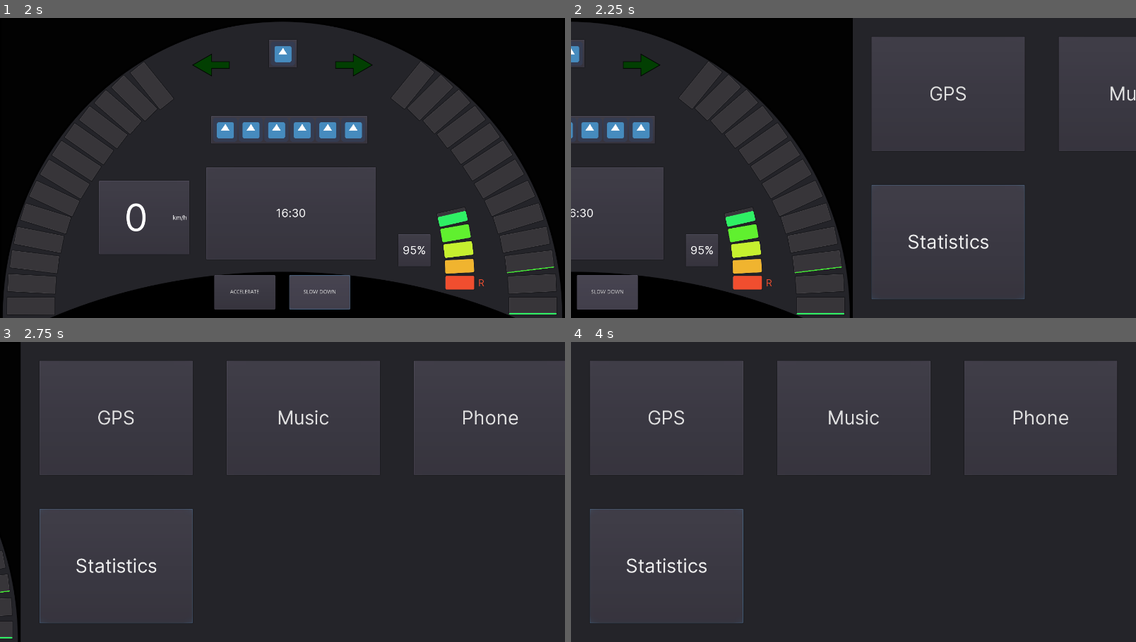
Above: before the commit, frames 1-4 (two rows, left to right).
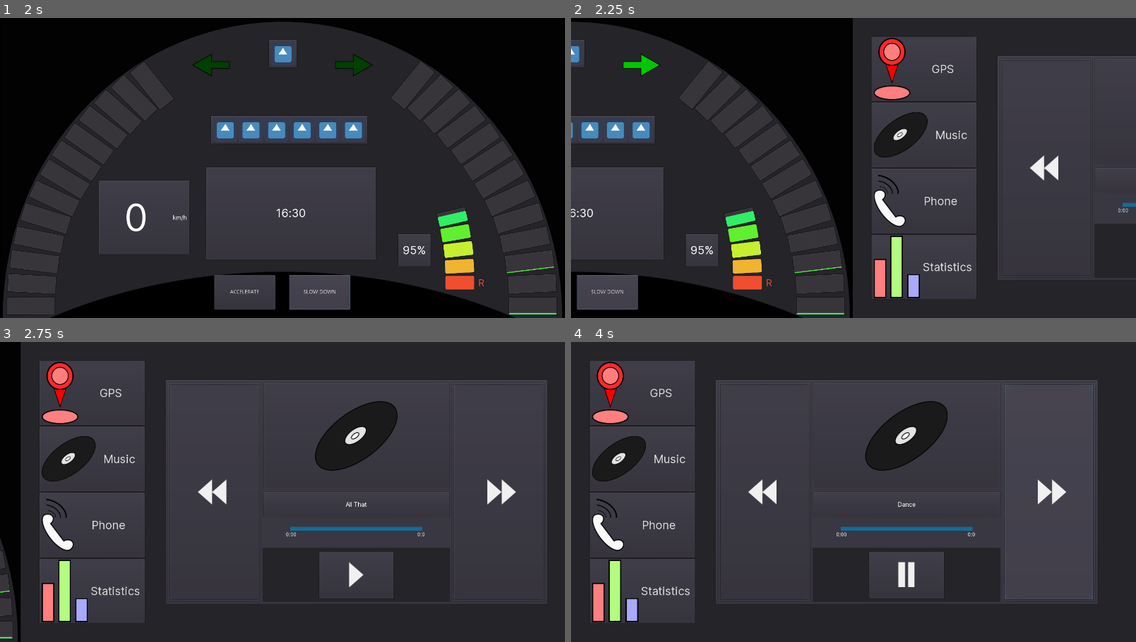
Above: after the commit, the same moments.

Repository: przadkap/car-dashboard
Game: Godot game, scene res://App.tscn
The game is run twice, just before and just after one commit, with the same random seed, the same clock (stepped at 60 frames per second) and the same inputs. The engine's default icon, where the game draws it, is replaced by a stand-in: a white triangle on a blue panel in a dark square. Sound files missing from this copy of the repository are replaced by a short silence.
Inputs (mouse positions are in pixels of both pictures, inside the frame that each line leads up to):
- Up to frame 1 (2 s): click "ACCELERATE" at 0.5 s; click "SLOW DOWN" at 1.25 s
- Up to frame 2 (2.25 s): tap Enter at 2 s; hold Right from 2.03 s (still down); tap 0 at 2.1 s
- Up to frame 3 (2.75 s): keep holding Right
- Up to frame 4 (4 s): release Right at 2.75 s; click (926, 576) at 2.77 s; click (1051, 492) at 3.52 s

Frame 1 is identical in both runs. In frame 2, 13% of the frame differs, in the area x 1-100%, y 6-98%; in frame 3, 25%; in frame 4, 29%, in the area x 3-97%, y 6-94%.

Commit message:
add draft iconsto buttons

Diff:
--- a/Car Dashboard/App.tscn
+++ b/Car Dashboard/App.tscn
@@ -29,6 +29,11 @@
 [ext_resource path="res://MMScreen/styleboxes/buttons/warning-pressed.stylebox" type="StyleBox" id=27]
 [ext_resource path="res://MMScreen/Statistics.gd" type="Script" id=28]
 [ext_resource path="res://CentralDisplay.gd" type="Script" id=29]
+[ext_resource path="res://images/gps.png" type="Texture" id=30]
+[ext_resource path="res://images/disc3.png" type="Texture" id=31]
+[ext_resource path="res://images/phone.png" type="Texture" id=32]
+[ext_resource path="res://images/stats.png" type="Texture" id=33]
+[ext_resource path="res://images/disc2.png" type="Texture" id=34]
 
 [sub_resource type="DynamicFont" id=1]
 size = 30
@@ -1023,32 +1028,35 @@
 }
 
 [node name="GridContainer" type="GridContainer" parent="MultimediaScreen/PanelContainer"]
+visible = false
 margin_left = 5.0
 margin_top = 5.0
 margin_right = 1495.0
 margin_bottom = 795.0
 custom_constants/vseparation = 90
 custom_constants/hseparation = 90
-columns = 3
+columns = 2
 
 [node name="GPS" type="Button" parent="MultimediaScreen/PanelContainer/GridContainer"]
-margin_right = 436.0
-margin_bottom = 350.0
+margin_right = 700.0
+margin_bottom = 305.0
 rect_min_size = Vector2( 300, 300 )
 size_flags_horizontal = 3
 size_flags_vertical = 3
 custom_fonts/font = SubResource( 7 )
 text = "GPS"
+icon = ExtResource( 30 )
 
 [node name="Music" type="Button" parent="MultimediaScreen/PanelContainer/GridContainer"]
-margin_left = 526.0
-margin_right = 962.0
-margin_bottom = 350.0
+margin_left = 790.0
+margin_right = 1490.0
+margin_bottom = 305.0
 rect_min_size = Vector2( 300, 300 )
 size_flags_horizontal = 3
 size_flags_vertical = 3
 custom_fonts/font = SubResource( 7 )
 text = "Music"
+icon = ExtResource( 31 )
 
 [node name="Settings" type="Button" parent="MultimediaScreen/PanelContainer/GridContainer"]
 visible = false
@@ -1062,24 +1070,27 @@
 text = "Settings"
 
 [node name="Phone" type="Button" parent="MultimediaScreen/PanelContainer/GridContainer"]
-margin_left = 1052.0
-margin_right = 1488.0
-margin_bottom = 350.0
+margin_top = 395.0
+margin_right = 700.0
+margin_bottom = 700.0
 rect_min_size = Vector2( 300, 300 )
 size_flags_horizontal = 3
 size_flags_vertical = 3
 custom_fonts/font = SubResource( 7 )
 text = "Phone"
+icon = ExtResource( 32 )
 
 [node name="Statistics" type="Button" parent="MultimediaScreen/PanelContainer/GridContainer"]
-margin_top = 440.0
-margin_right = 436.0
-margin_bottom = 790.0
+margin_left = 790.0
+margin_top = 395.0
+margin_right = 1490.0
+margin_bottom = 700.0
 rect_min_size = Vector2( 300, 300 )
 size_flags_horizontal = 3
 size_flags_vertical = 3
 custom_fonts/font = SubResource( 7 )
 text = "Statistics"
+icon = ExtResource( 33 )
 
 [node name="Button6" type="Button" parent="MultimediaScreen/PanelContainer/GridContainer"]
 visible = false
@@ -1094,7 +1105,6 @@
 text = "GPS"
 
 [node name="SideSeparator" type="HBoxContainer" parent="MultimediaScreen/PanelContainer"]
-visible = false
 margin_left = 5.0
 margin_top = 5.0
 margin_right = 1495.0
@@ -1117,6 +1127,8 @@
 custom_fonts/font = SubResource( 8 )
 enabled_focus_mode = 1
 text = "GPS"
+icon = ExtResource( 30 )
+expand_icon = true
 
 [node name="Music" type="Button" parent="MultimediaScreen/PanelContainer/SideSeparator/Sidebar"]
 margin_top = 198.0
@@ -1128,6 +1140,7 @@
 custom_fonts/font = SubResource( 8 )
 enabled_focus_mode = 1
 text = "Music"
+icon = ExtResource( 34 )
 
 [node name="Settings" type="Button" parent="MultimediaScreen/PanelContainer/SideSeparator/Sidebar"]
 visible = false
@@ -1151,6 +1164,7 @@
 custom_fonts/font = SubResource( 8 )
 enabled_focus_mode = 1
 text = "Phone"
+icon = ExtResource( 32 )
 
 [node name="Statistics" type="Button" parent="MultimediaScreen/PanelContainer/SideSeparator/Sidebar"]
 margin_top = 595.0
@@ -1162,6 +1176,8 @@
 custom_fonts/font = SubResource( 8 )
 enabled_focus_mode = 1
 text = "Statistics"
+icon = ExtResource( 33 )
+expand_icon = true
 
 [node name="Button6" type="Button" parent="MultimediaScreen/PanelContainer/SideSeparator/Sidebar"]
 visible = false
--- a/Car Dashboard/MMScreen/MusicPlayer.gd
+++ b/Car Dashboard/MMScreen/MusicPlayer.gd
@@ -3,6 +3,11 @@
 signal music_toggle
 signal switch_song
 signal music_toggled
+
+var play_texture = preload("res://images/play4.png")
+var pause_texture = preload("res://images/pause2.png")
+
+var playing = false
 
 func _ready():
 	pass # Replace with function body.
@@ -10,6 +15,11 @@
 
 func _on_PlayPause_pressed():
 	emit_signal("music_toggle")
+	playing = !playing
+	if(playing):
+		$MasterHBox/VBoxMiddle/PlayPause/PlayPause/TextureRect.texture = pause_texture
+	else:
+		$MasterHBox/VBoxMiddle/PlayPause/PlayPause/TextureRect.texture = play_texture
 
 
 func _on_PreviousSong_pressed():
--- a/Car Dashboard/MMScreen/Phone.tscn
+++ b/Car Dashboard/MMScreen/Phone.tscn
@@ -8,18 +8,20 @@
 [ext_resource path="res://images/icon.png" type="Texture" id=6]
 [ext_resource path="res://MMScreen/ContactList.gd" type="Script" id=7]
 [ext_resource path="res://fonts/Inter-V.ttf" type="DynamicFontData" id=8]
-
-[sub_resource type="StyleBoxEmpty" id=8]
+[ext_resource path="res://images/person.png" type="Texture" id=9]
+[ext_resource path="res://images/phone.png" type="Texture" id=10]
+
+[sub_resource type="StyleBoxEmpty" id=1]
 content_margin_left = 40.0
 content_margin_right = 40.0
 content_margin_top = 40.0
 content_margin_bottom = 40.0
 
-[sub_resource type="DynamicFont" id=9]
+[sub_resource type="DynamicFont" id=2]
 size = 40
 font_data = ExtResource( 8 )
 
-[sub_resource type="DynamicFont" id=10]
+[sub_resource type="DynamicFont" id=3]
 size = 30
 font_data = ExtResource( 8 )
 
@@ -29,16 +31,19 @@
 margin_right = 1139.0
 margin_bottom = 740.0
 script = ExtResource( 4 )
+__meta__ = {
+"_edit_use_anchors_": false
+}
 
 [node name="HBoxContainer" type="HBoxContainer" parent="."]
 margin_left = 7.0
 margin_top = 7.0
 margin_right = 1082.0
-margin_bottom = 683.0
+margin_bottom = 797.0
 
 [node name="Contacts" type="ScrollContainer" parent="HBoxContainer"]
 margin_right = 306.0
-margin_bottom = 676.0
+margin_bottom = 790.0
 size_flags_horizontal = 3
 size_flags_vertical = 3
 
@@ -55,7 +60,8 @@
 rect_min_size = Vector2( 0, 70 )
 size_flags_horizontal = 3
 text = "Mum"
-icon = ExtResource( 6 )
+icon = ExtResource( 9 )
+expand_icon = true
 
 [node name="Contact2" type="Button" parent="HBoxContainer/Contacts/ContactList"]
 margin_top = 74.0
@@ -64,7 +70,8 @@
 rect_min_size = Vector2( 0, 70 )
 size_flags_horizontal = 3
 text = "Dad"
-icon = ExtResource( 6 )
+icon = ExtResource( 9 )
+expand_icon = true
 
 [node name="Contact3" type="Button" parent="HBoxContainer/Contacts/ContactList"]
 margin_top = 148.0
@@ -73,7 +80,8 @@
 rect_min_size = Vector2( 0, 70 )
 size_flags_horizontal = 3
 text = "Boss"
-icon = ExtResource( 6 )
+icon = ExtResource( 9 )
+expand_icon = true
 
 [node name="Contact4" type="Button" parent="HBoxContainer/Contacts/ContactList"]
 margin_top = 222.0
@@ -82,7 +90,8 @@
 rect_min_size = Vector2( 0, 70 )
 size_flags_horizontal = 3
 text = "Plumber"
-icon = ExtResource( 6 )
+icon = ExtResource( 9 )
+expand_icon = true
 
 [node name="Contact5" type="Button" parent="HBoxContainer/Contacts/ContactList"]
 margin_top = 296.0
@@ -91,7 +100,8 @@
 rect_min_size = Vector2( 0, 70 )
 size_flags_horizontal = 3
 text = "Pizza"
-icon = ExtResource( 6 )
+icon = ExtResource( 9 )
+expand_icon = true
 
 [node name="Contact6" type="Button" parent="HBoxContainer/Contacts/ContactList"]
 margin_top = 370.0
@@ -100,7 +110,8 @@
 rect_min_size = Vector2( 0, 70 )
 size_flags_horizontal = 3
 text = "George Washington"
-icon = ExtResource( 6 )
+icon = ExtResource( 9 )
+expand_icon = true
 
 [node name="Contact7" type="Button" parent="HBoxContainer/Contacts/ContactList"]
 margin_top = 444.0
@@ -109,7 +120,8 @@
 rect_min_size = Vector2( 0, 70 )
 size_flags_horizontal = 3
 text = "Mike Wazowsky"
-icon = ExtResource( 6 )
+icon = ExtResource( 9 )
+expand_icon = true
 
 [node name="Contact8" type="Button" parent="HBoxContainer/Contacts/ContactList"]
 margin_top = 518.0
@@ -118,7 +130,8 @@
 rect_min_size = Vector2( 0, 70 )
 size_flags_horizontal = 3
 text = "Kate from Management"
-icon = ExtResource( 6 )
+icon = ExtResource( 9 )
+expand_icon = true
 
 [node name="Contact9" type="Button" parent="HBoxContainer/Contacts/ContactList"]
 margin_top = 592.0
@@ -127,7 +140,8 @@
 rect_min_size = Vector2( 0, 70 )
 size_flags_horizontal = 3
 text = "Car Mechanic"
-icon = ExtResource( 6 )
+icon = ExtResource( 9 )
+expand_icon = true
 
 [node name="Contact10" type="Button" parent="HBoxContainer/Contacts/ContactList"]
 margin_top = 666.0
@@ -136,7 +150,8 @@
 rect_min_size = Vector2( 0, 70 )
 size_flags_horizontal = 3
 text = "XYZ"
-icon = ExtResource( 6 )
+icon = ExtResource( 9 )
+expand_icon = true
 
 [node name="Contact11" type="Button" parent="HBoxContainer/Contacts/ContactList"]
 margin_top = 740.0
@@ -145,7 +160,8 @@
 rect_min_size = Vector2( 0, 70 )
 size_flags_horizontal = 3
 text = "No more ideas"
-icon = ExtResource( 6 )
+icon = ExtResource( 9 )
+expand_icon = true
 
 [node name="Contact12" type="Button" parent="HBoxContainer/Contacts/ContactList"]
 margin_top = 814.0
@@ -154,7 +170,8 @@
 rect_min_size = Vector2( 0, 70 )
 size_flags_horizontal = 3
 text = "Mcdonalds?"
-icon = ExtResource( 6 )
+icon = ExtResource( 9 )
+expand_icon = true
 
 [node name="Contact13" type="Button" parent="HBoxContainer/Contacts/ContactList"]
 margin_top = 888.0
@@ -163,65 +180,66 @@
 rect_min_size = Vector2( 0, 70 )
 size_flags_horizontal = 3
 text = "Monica"
-icon = ExtResource( 6 )
+icon = ExtResource( 9 )
+expand_icon = true
 
 [node name="Panel" type="PanelContainer" parent="HBoxContainer"]
 margin_left = 310.0
 margin_right = 1075.0
-margin_bottom = 676.0
+margin_bottom = 790.0
 size_flags_horizontal = 3
 size_flags_vertical = 3
 size_flags_stretch_ratio = 2.5
-custom_styles/panel = SubResource( 8 )
+custom_styles/panel = SubResource( 1 )
 script = ExtResource( 1 )
 
 [node name="VBoxContainer" type="VBoxContainer" parent="HBoxContainer/Panel"]
 margin_left = 40.0
 margin_top = 40.0
 margin_right = 725.0
-margin_bottom = 636.0
+margin_bottom = 750.0
 
 [node name="Picture" type="TextureRect" parent="HBoxContainer/Panel/VBoxContainer"]
 margin_right = 685.0
-margin_bottom = 218.0
+margin_bottom = 264.0
 size_flags_horizontal = 3
 size_flags_vertical = 3
 size_flags_stretch_ratio = 2.0
-texture = ExtResource( 6 )
+texture = ExtResource( 9 )
 stretch_mode = 6
 
 [node name="Name" type="Label" parent="HBoxContainer/Panel/VBoxContainer"]
-margin_top = 252.0
-margin_right = 685.0
-margin_bottom = 301.0
+margin_top = 309.0
+margin_right = 685.0
+margin_bottom = 358.0
 size_flags_horizontal = 3
 size_flags_vertical = 6
-custom_fonts/font = SubResource( 9 )
+custom_fonts/font = SubResource( 2 )
 text = "Contact name"
 align = 1
 valign = 1
 
 [node name="Number" type="Label" parent="HBoxContainer/Panel/VBoxContainer"]
-margin_top = 335.0
-margin_right = 685.0
-margin_bottom = 373.0
-size_flags_horizontal = 3
-custom_fonts/font = SubResource( 10 )
+margin_top = 404.0
+margin_right = 685.0
+margin_bottom = 442.0
+size_flags_horizontal = 3
+custom_fonts/font = SubResource( 3 )
 text = "Contact number"
 align = 1
 valign = 1
 
 [node name="HBoxContainer" type="HBoxContainer" parent="HBoxContainer/Panel/VBoxContainer"]
-margin_top = 377.0
-margin_right = 685.0
-margin_bottom = 596.0
+margin_top = 446.0
+margin_right = 685.0
+margin_bottom = 710.0
 size_flags_horizontal = 3
 size_flags_vertical = 3
 size_flags_stretch_ratio = 2.0
 
 [node name="MarginContainer" type="MarginContainer" parent="HBoxContainer/Panel/VBoxContainer/HBoxContainer"]
 margin_right = 340.0
-margin_bottom = 219.0
+margin_bottom = 264.0
 size_flags_horizontal = 3
 size_flags_vertical = 3
 custom_constants/margin_right = 30
@@ -233,12 +251,12 @@
 margin_left = 30.0
 margin_top = 30.0
 margin_right = 310.0
-margin_bottom = 189.0
+margin_bottom = 234.0
 size_flags_horizontal = 3
 size_flags_vertical = 3
 toggle_mode = true
 text = "Call"
-icon = ExtResource( 6 )
+icon = ExtResource( 10 )
 script = ExtResource( 2 )
 
 [node name="Timer" type="Timer" parent="HBoxContainer/Panel/VBoxContainer/HBoxContainer/MarginContainer"]
@@ -248,7 +266,7 @@
 [node name="MarginContainer2" type="MarginContainer" parent="HBoxContainer/Panel/VBoxContainer/HBoxContainer"]
 margin_left = 344.0
 margin_right = 685.0
-margin_bottom = 219.0
+margin_bottom = 264.0
 size_flags_horizontal = 3
 size_flags_vertical = 3
 custom_constants/margin_right = 30
@@ -260,7 +278,7 @@
 margin_left = 30.0
 margin_top = 30.0
 margin_right = 311.0
-margin_bottom = 189.0
+margin_bottom = 234.0
 size_flags_horizontal = 3
 size_flags_vertical = 3
 text = "Send predefined message"
--- a/Car Dashboard/MMScreen/contents/MusicPlayer.tscn
+++ b/Car Dashboard/MMScreen/contents/MusicPlayer.tscn
@@ -1,9 +1,11 @@
-[gd_scene load_steps=8 format=2]
+[gd_scene load_steps=10 format=2]
 
 [ext_resource path="res://MMScreen/SongProgress.gd" type="Script" id=1]
 [ext_resource path="res://MMScreen/MusicPlayer.gd" type="Script" id=2]
-[ext_resource path="res://images/icon.png" type="Texture" id=3]
+[ext_resource path="res://images/disc3.png" type="Texture" id=3]
 [ext_resource path="res://fonts/BaseFont.tres" type="DynamicFont" id=4]
+[ext_resource path="res://images/play4.png" type="Texture" id=5]
+[ext_resource path="res://images/forward.png" type="Texture" id=6]
 
 [sub_resource type="StyleBoxFlat" id=1]
 content_margin_top = 20.0
@@ -52,6 +54,22 @@
 enabled_focus_mode = 1
 text = "Previous"
 
+[node name="TextureRect" type="TextureRect" parent="MasterHBox/PreviousSong/PreviousSong"]
+anchor_left = 0.5
+anchor_top = 0.5
+anchor_right = 0.5
+anchor_bottom = 0.5
+margin_left = -116.0
+margin_top = -331.0
+margin_right = 105.0
+margin_bottom = 331.0
+texture = ExtResource( 6 )
+stretch_mode = 4
+flip_h = true
+__meta__ = {
+"_edit_use_anchors_": false
+}
+
 [node name="VBoxMiddle" type="VBoxContainer" parent="MasterHBox"]
 margin_left = 270.0
 margin_right = 804.0
@@ -74,7 +92,7 @@
 margin_bottom = 325.0
 texture = ExtResource( 3 )
 expand = true
-stretch_mode = 6
+stretch_mode = 4
 
 [node name="SongTitle" type="PanelContainer" parent="MasterHBox/VBoxMiddle"]
 margin_top = 336.0
@@ -208,35 +226,43 @@
 }
 
 [node name="TextureRect" type="TextureRect" parent="MasterHBox/VBoxMiddle/PlayPause/PlayPause"]
+anchor_right = 1.0
+anchor_bottom = 1.0
+texture = ExtResource( 5 )
+stretch_mode = 4
+__meta__ = {
+"_edit_use_anchors_": false
+}
+
+[node name="NextSong" type="PanelContainer" parent="MasterHBox"]
+margin_left = 808.0
+margin_right = 1075.0
+margin_bottom = 676.0
+size_flags_horizontal = 3
+size_flags_vertical = 3
+
+[node name="NextSong" type="Button" parent="MasterHBox/NextSong"]
+margin_left = 7.0
+margin_top = 7.0
+margin_right = 260.0
+margin_bottom = 669.0
+focus_mode = 1
+enabled_focus_mode = 1
+
+[node name="TextureRect" type="TextureRect" parent="MasterHBox/NextSong/NextSong"]
 anchor_left = 0.5
 anchor_top = 0.5
 anchor_right = 0.5
 anchor_bottom = 0.5
-margin_left = -32.0
-margin_top = -32.0
-margin_right = 32.0
-margin_bottom = 32.0
-texture = ExtResource( 3 )
-stretch_mode = 4
-__meta__ = {
-"_edit_use_anchors_": false
-}
-
-[node name="NextSong" type="PanelContainer" parent="MasterHBox"]
-margin_left = 808.0
-margin_right = 1075.0
-margin_bottom = 676.0
-size_flags_horizontal = 3
-size_flags_vertical = 3
-
-[node name="NextSong" type="Button" parent="MasterHBox/NextSong"]
-margin_left = 7.0
-margin_top = 7.0
-margin_right = 260.0
-margin_bottom = 669.0
-focus_mode = 1
-enabled_focus_mode = 1
-text = "Next"
+margin_left = -109.5
+margin_top = -331.0
+margin_right = 126.5
+margin_bottom = 331.0
+texture = ExtResource( 6 )
+stretch_mode = 4
+__meta__ = {
+"_edit_use_anchors_": false
+}
 [connection signal="music_toggled" from="." to="MasterHBox/VBoxMiddle/SongProgress" method="_on_MusicPlayer_music_toggled"]
 [connection signal="pressed" from="MasterHBox/PreviousSong/PreviousSong" to="." method="_on_PreviousSong_pressed"]
 [connection signal="timeout" from="MasterHBox/VBoxMiddle/SongProgress/ProgressTimer" to="MasterHBox/VBoxMiddle/SongProgress" method="_on_ProgressTimer_timeout"]
Not shown: 4 places in Car Dashboard/App.tscn that only renumber resources
Not shown: 1 places in Car Dashboard/MMScreen/Phone.tscn that only renumber resources
Binary file added: Car Dashboard/images/disc.png
Not shown, added: Car Dashboard/images/disc.png.import
Binary file added: Car Dashboard/images/disc2.png
Not shown, added: Car Dashboard/images/disc2.png.import
Binary file added: Car Dashboard/images/disc3.png
Not shown, added: Car Dashboard/images/disc3.png.import
Binary file added: Car Dashboard/images/forward.png
Not shown, added: Car Dashboard/images/forward.png.import
Binary file added: Car Dashboard/images/gps.png
Not shown, added: Car Dashboard/images/gps.png.import
(and 18 more such lines)
